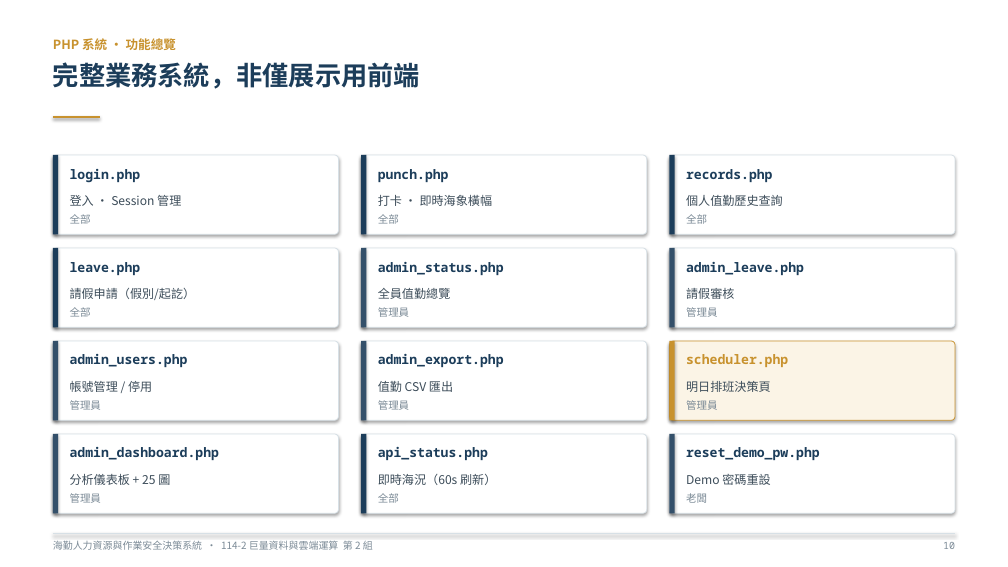
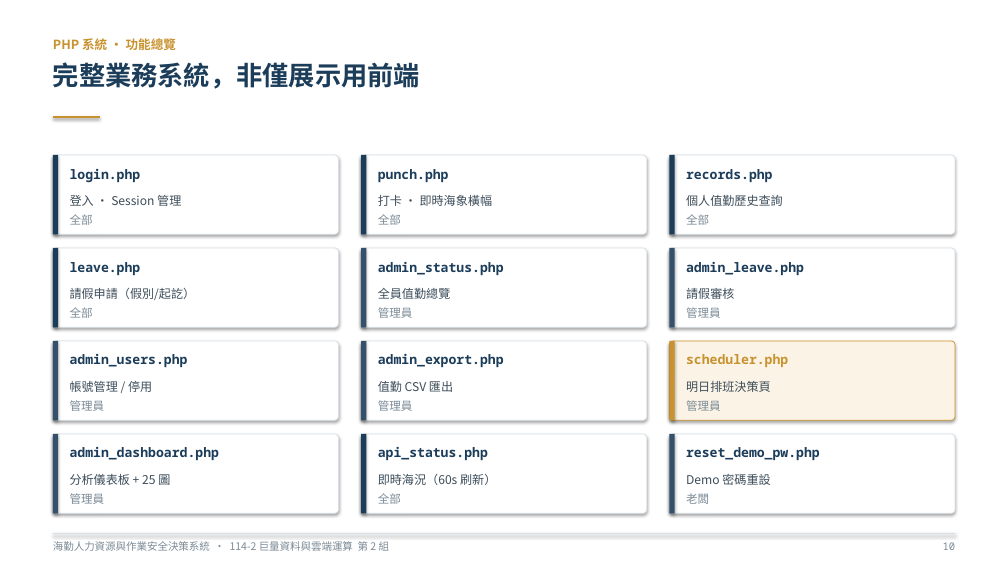
Before and after one commit to rocjveteran/114-2_BigDataCC-2nd, a slide deck: slide 14 of docs/slides/巨量資料與雲端運算技術_海勤人力資源與作業安全決策系統_黃宇平_傅瀚鋌_曾紹喆_劉家样_李翊丞_林秉賢.pptx. Drawn at 1008x567 pixels with LibreOffice and Linux fonts; fonts in the diff are those of the drawing. Boxes give left, top, right and bottom in pixels: in the first picture for what was removed or moved away, otherwise in the second. Text is boxed around its words. In the diff, an @@ line names an element or a change of style, - is before the commit and + after.

```diff
--- a/docs/slides/巨量資料與雲端運算技術_海勤人力資源與作業安全決策系統_黃宇平_傅瀚鋌_曾紹喆_劉家样_李翊丞_林秉賢.pptx
+++ b/docs/slides/巨量資料與雲端運算技術_海勤人力資源與作業安全決策系統_黃宇平_傅瀚鋌_曾紹喆_劉家样_李翊丞_林秉賢.pptx
@@ size 10 to 11 pt in 12 elements at (x1=70, y1=214, x2=93, y2=225), (x1=378, y1=214, x2=401, y2=225), (x1=686, y1=214, x2=709, y2=225), (x1=70, y1=307, x2=93, y2=318), (x1=378, y1=307, x2=413, y2=318), (x1=686, y1=307, x2=721, y2=318), (x1=70, y1=400, x2=105, y2=411), (x1=378, y1=400, x2=413, y2=411), (x1=686, y1=400, x2=721, y2=411), (x1=70, y1=493, x2=105, y2=504), (x1=378, y1=493, x2=401, y2=504), (x1=686, y1=494, x2=709, y2=504) @@
@@ text "海勤人力資源與作業安全決策系統 · 114-2 巨量資料與雲端運算 第 ..." at (x1=53, y1=541, x2=390, y2=551): size 9.5 to 10 pt @@
```
Also in this commit, not shown: 49 other slides changed, 2 other files.
